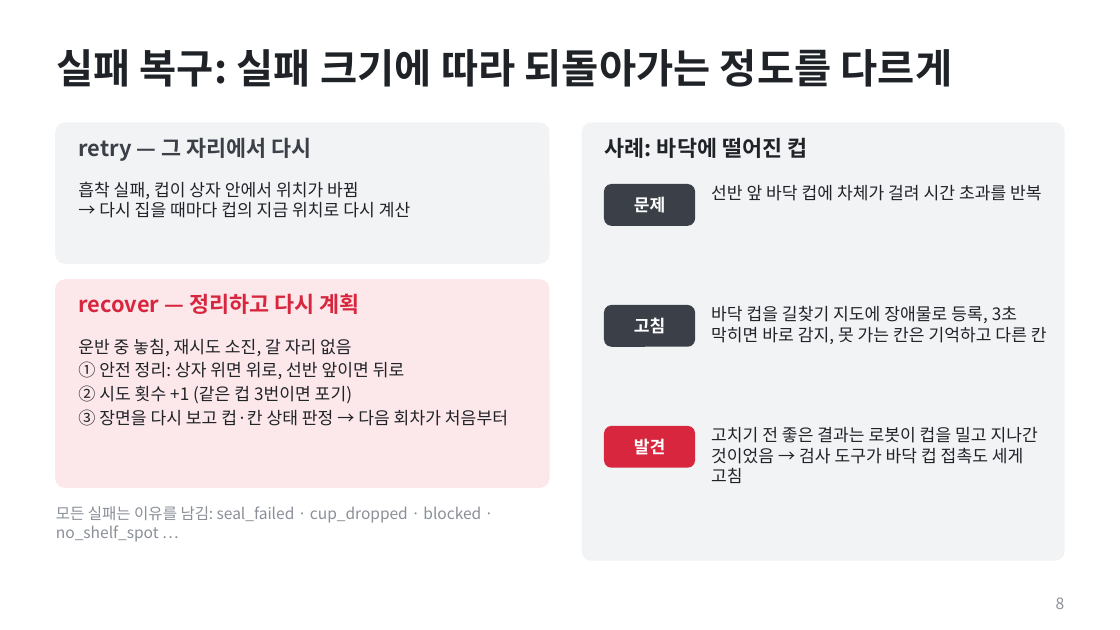
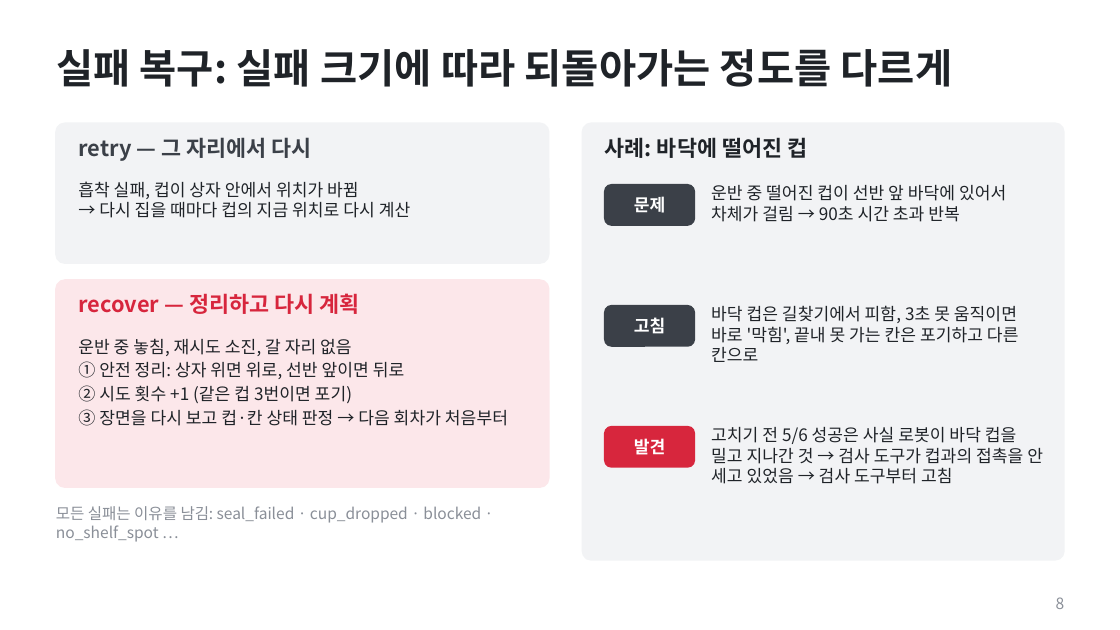
Before and after one commit to hayoung0Lee/cupramen, a slide deck: slide 8 of presentation/cupramen_deck.pptx. Drawn at 1120x630 pixels with LibreOffice and Linux fonts; fonts in the diff are those of the drawing. Boxes give left, top, right and bottom in pixels: in the first picture for what was removed or moved away, otherwise in the second. Text is boxed around its words. In the diff, an @@ line names an element or a change of style, - is before the commit and + after.

```diff
--- a/presentation/cupramen_deck.pptx
+++ b/presentation/cupramen_deck.pptx
@@ text at (711,185,1006,222): text changed @@
-선반 앞 바닥 컵에 차체가 걸려 시간 초과를 반복
+운반 중 떨어진 컵이 선반 앞 바닥에 있어서 차체가 걸림 → 90초 시간 초과 반복
@@ text at (711,305,1019,362): text changed @@
-바닥 컵을 길찾기 지도에 장애물로 등록, 3초 막히면 바로 감지, 못 가는 칸은 기억하고 다른 칸
+바닥 컵은 길찾기에서 피함, 3초 못 움직이면 바로 '막힘', 끝내 못 가는 칸은 포기하고 다른 칸으로
@@ text at (711,427,1043,484): text changed @@
-고치기 전 좋은 결과는 로봇이 컵을 밀고 지나간 것이었음 → 검사 도구가 바닥 컵 접촉도 세게 고침
+고치기 전 5/6 성공은 사실 로봇이 바닥 컵을 밀고 지나간 것 → 검사 도구가 컵과의 접촉을 안 세고 있었음 → 검사 도구부터 고침
```
Also in this commit, not shown: 1 other file.
